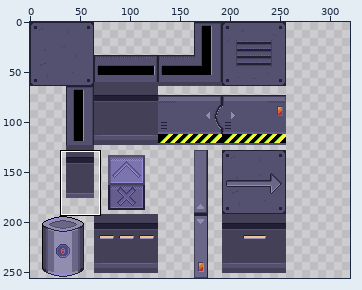
A sprite sheet gets an edit: assets/tileset-scifi.png. The picture above shows the old version from afar; the outline marks the close-up.
Close-up. As it was:
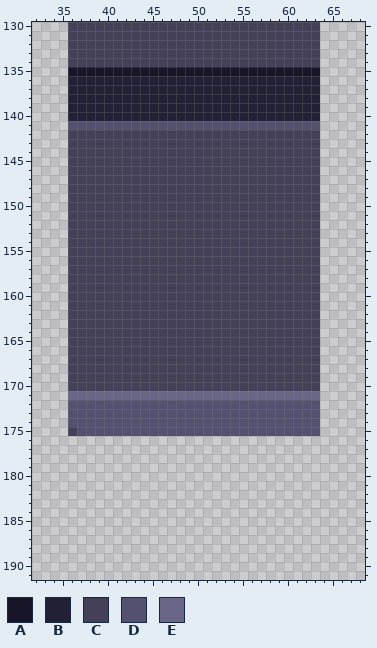
The file is 320x256 pixels. Shown: x 32..68, y 130..191. The commit also changed other parts of the picture, which this record leaves out.
Palette (. is transparent): A #171527  B #222034  C #434058  D #545070  E #6a6687
Pixels before, first column x 36:
130 CCCCCCCCCCCCCCCCCCCCCCCCCCCC
131 CCCCCCCCCCCCCCCCCCCCCCCCCCCC
132 CCCCCCCCCCCCCCCCCCCCCCCCCCCC
133 CCCCCCCCCCCCCCCCCCCCCCCCCCCC
134 CCCCCCCCCCCCCCCCCCCCCCCCCCCC
135 AAAAAAAAAAAAAAAAAAAAAAAAAAAA
136 BBBBBBBBBBBBBBBBBBBBBBBBBBBB
137 BBBBBBBBBBBBBBBBBBBBBBBBBBBB
138 BBBBBBBBBBBBBBBBBBBBBBBBBBBB
139 BBBBBBBBBBBBBBBBBBBBBBBBBBBB
140 BBBBBBBBBBBBBBBBBBBBBBBBBBBB
141 DDDDDDDDDDDDDDDDDDDDDDDDDDDD
142 CCCCCCCCCCCCCCCCCCCCCCCCCCCC
143 CCCCCCCCCCCCCCCCCCCCCCCCCCCC
144 CCCCCCCCCCCCCCCCCCCCCCCCCCCC
145 CCCCCCCCCCCCCCCCCCCCCCCCCCCC
146 CCCCCCCCCCCCCCCCCCCCCCCCCCCC
147 CCCCCCCCCCCCCCCCCCCCCCCCCCCC
148 CCCCCCCCCCCCCCCCCCCCCCCCCCCC
149 CCCCCCCCCCCCCCCCCCCCCCCCCCCC
150 CCCCCCCCCCCCCCCCCCCCCCCCCCCC
151 CCCCCCCCCCCCCCCCCCCCCCCCCCCC
152 CCCCCCCCCCCCCCCCCCCCCCCCCCCC
153 CCCCCCCCCCCCCCCCCCCCCCCCCCCC
154 CCCCCCCCCCCCCCCCCCCCCCCCCCCC
155 CCCCCCCCCCCCCCCCCCCCCCCCCCCC
156 CCCCCCCCCCCCCCCCCCCCCCCCCCCC
157 CCCCCCCCCCCCCCCCCCCCCCCCCCCC
158 CCCCCCCCCCCCCCCCCCCCCCCCCCCC
159 CCCCCCCCCCCCCCCCCCCCCCCCCCCC
160 CCCCCCCCCCCCCCCCCCCCCCCCCCCC
161 CCCCCCCCCCCCCCCCCCCCCCCCCCCC
162 CCCCCCCCCCCCCCCCCCCCCCCCCCCC
163 CCCCCCCCCCCCCCCCCCCCCCCCCCCC
164 CCCCCCCCCCCCCCCCCCCCCCCCCCCC
165 CCCCCCCCCCCCCCCCCCCCCCCCCCCC
166 CCCCCCCCCCCCCCCCCCCCCCCCCCCC
167 CCCCCCCCCCCCCCCCCCCCCCCCCCCC
168 CCCCCCCCCCCCCCCCCCCCCCCCCCCC
169 CCCCCCCCCCCCCCCCCCCCCCCCCCCC
170 CCCCCCCCCCCCCCCCCCCCCCCCCCCC
171 EEEEEEEEEEEEEEEEEEEEEEEEEEEE
172 DDDDDDDDDDDDDDDDDDDDDDDDDDDD
173 DDDDDDDDDDDDDDDDDDDDDDDDDDDD
174 DDDDDDDDDDDDDDDDDDDDDDDDDDDD
175 CDDDDDDDDDDDDDDDDDDDDDDDDDDD
Now the later version:
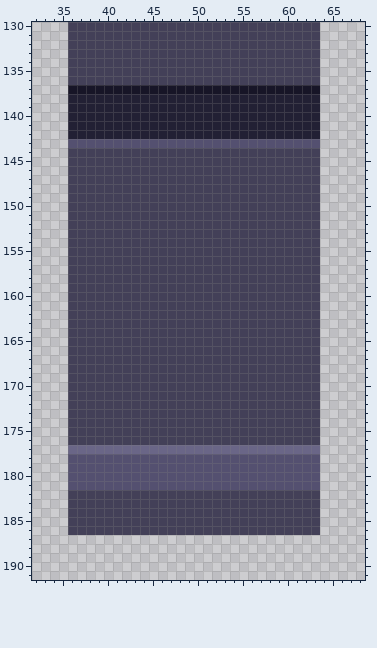
Changes in this commit:
y 135: x 36..63 AAAAAAAAAAAAAAAAAAAAAAAAAAAA -> CCCCCCCCCCCCCCCCCCCCCCCCCCCC
y 136: x 36..63 BBBBBBBBBBBBBBBBBBBBBBBBBBBB -> CCCCCCCCCCCCCCCCCCCCCCCCCCCC
y 137: x 36..63 BBBBBBBBBBBBBBBBBBBBBBBBBBBB -> AAAAAAAAAAAAAAAAAAAAAAAAAAAA
y 141: x 36..63 DDDDDDDDDDDDDDDDDDDDDDDDDDDD -> BBBBBBBBBBBBBBBBBBBBBBBBBBBB
y 142: x 36..63 CCCCCCCCCCCCCCCCCCCCCCCCCCCC -> BBBBBBBBBBBBBBBBBBBBBBBBBBBB
y 143: x 36..63 CCCCCCCCCCCCCCCCCCCCCCCCCCCC -> DDDDDDDDDDDDDDDDDDDDDDDDDDDD
y 171: x 36..63 EEEEEEEEEEEEEEEEEEEEEEEEEEEE -> CCCCCCCCCCCCCCCCCCCCCCCCCCCC
y 172..174: x 36..63 DDDDDDDDDDDDDDDDDDDDDDDDDDDD -> CCCCCCCCCCCCCCCCCCCCCCCCCCCC
y 175: x 37..63 DDDDDDDDDDDDDDDDDDDDDDDDDDD -> CCCCCCCCCCCCCCCCCCCCCCCCCCC
y 176: x 36..63 ............................ -> CCCCCCCCCCCCCCCCCCCCCCCCCCCC
y 177: x 36..63 ............................ -> EEEEEEEEEEEEEEEEEEEEEEEEEEEE
y 178..181: x 36..63 ............................ -> DDDDDDDDDDDDDDDDDDDDDDDDDDDD
y 182..186: x 36..63 ............................ -> CCCCCCCCCCCCCCCCCCCCCCCCCCCC
Pixel boxes of the changes (left, top, right, bottom) in both close-ups:
changed: (68, 67, 320, 148)
changed: (68, 391, 320, 535)
